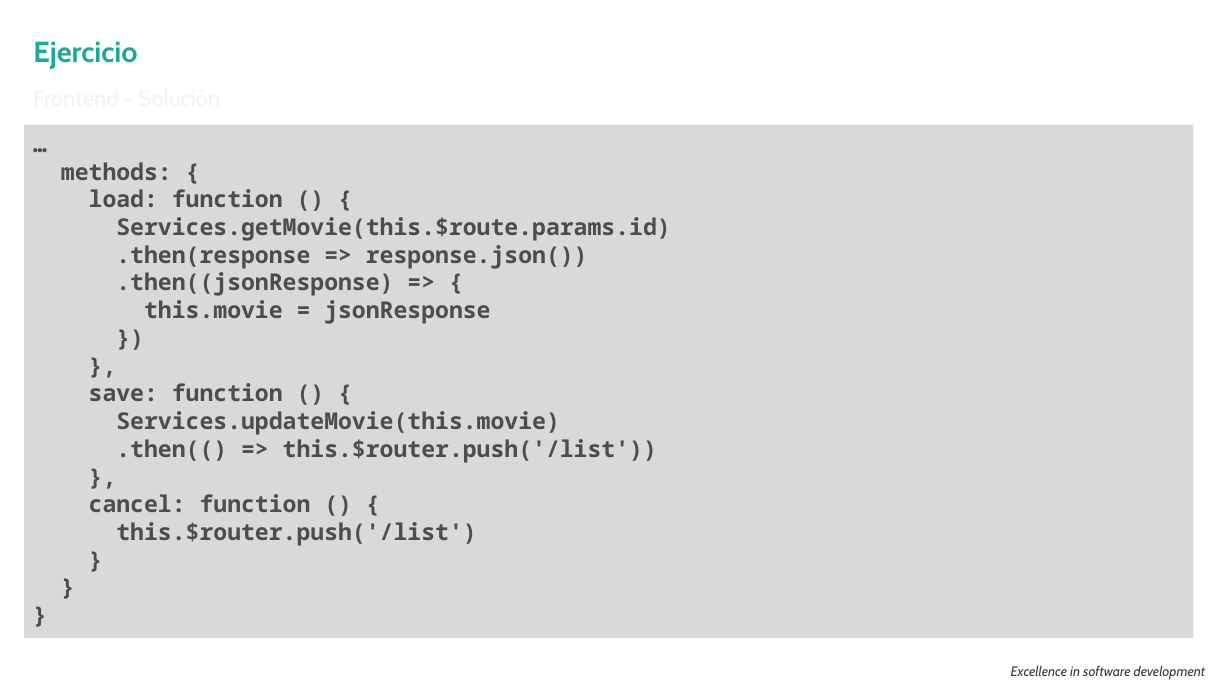
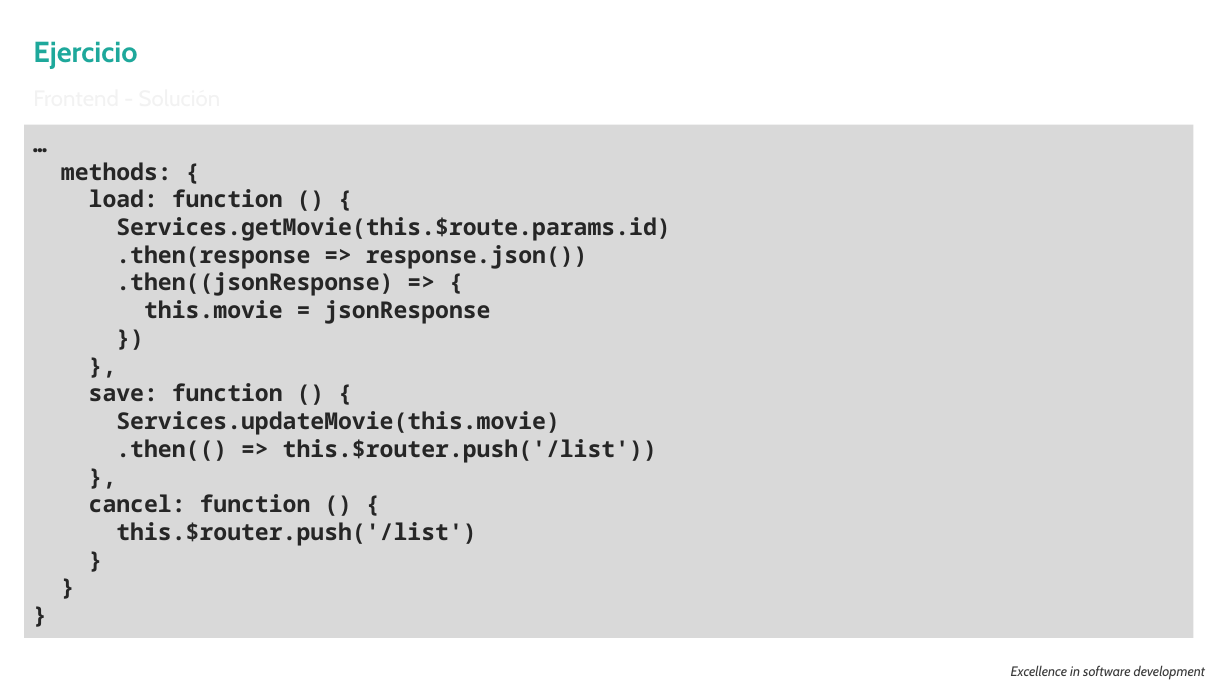
Before and after one commit to hexacta/ort-workshop-2017, a slide deck: slide 23 of Presentacion.pptx. Drawn at 1232x693 pixels with LibreOffice and Linux fonts; fonts in the diff are those of the drawing; background and template pictures are left out. Boxes give left, top, right and bottom in pixels: in the first picture for what was removed or moved away, otherwise in the second. Text is boxed around its words. In the diff, an @@ line names an element or a change of style, - is before the commit and + after.

```diff
--- a/Presentacion.pptx
+++ b/Presentacion.pptx
@@ rectangle "…" at (x1=24, y1=125, x2=1194, y2=638): text colour #4D4D4D to #262626 @@
```
Also in this commit, not shown: 3 other slides changed, 50 other files.
